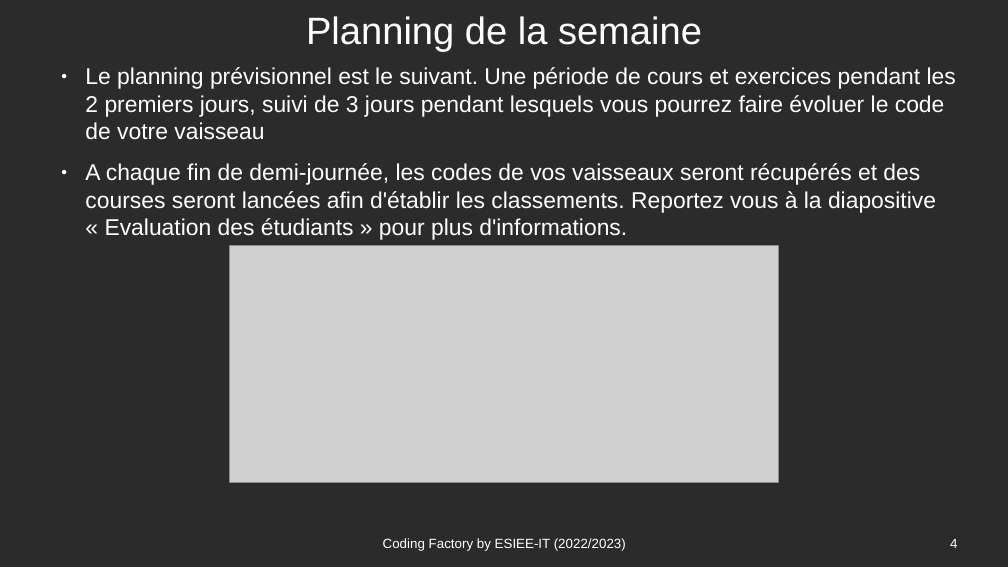
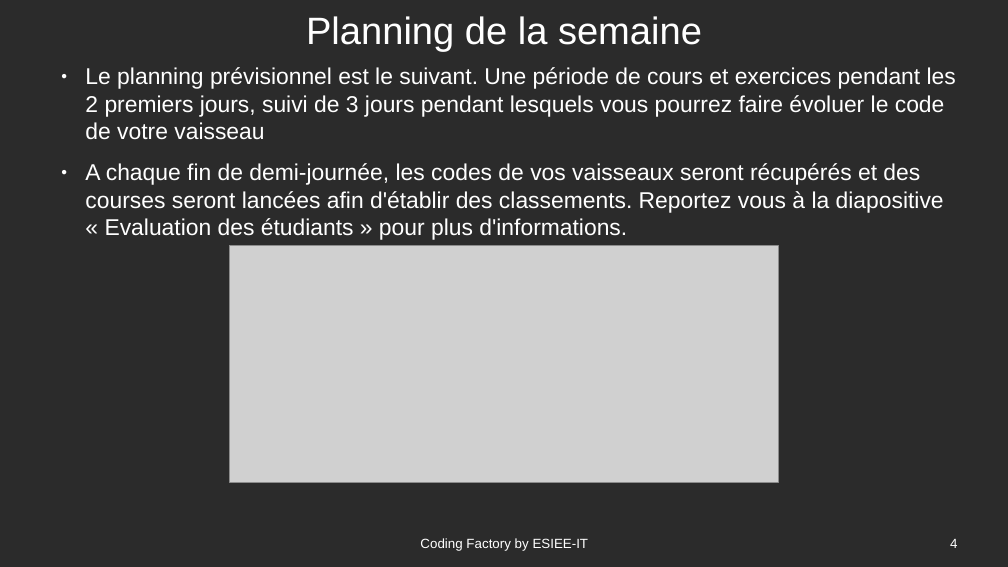
Before and after one commit to Romuald78/codingdojo_studentplugin, a slide deck: slide 4 of resources/doc/piscine_codingfactory-cours.odp. Drawn at 1008x567 pixels with LibreOffice and Linux fonts; fonts in the diff are those of the drawing; grey boxes stand for pictures; background and template pictures are left out; a plain dark background stands for a picture behind light text. Boxes give left, top, right and bottom in pixels: in the first picture for what was removed or moved away, otherwise in the second. Text is boxed around its words. In the diff, an @@ line names an element or a change of style, - is before the commit and + after.

```diff
--- a/resources/doc/piscine_codingfactory-cours.odp
+++ b/resources/doc/piscine_codingfactory-cours.odp
@@ text at bbox=[85, 163, 944, 240]: text changed @@
-● A chaque fin de demi-journée, les codes de vos vaisseaux seront récupérés et des courses seront lancées afin d'établir les classements. Reportez vous à la diapositive « Evaluation des étudiants » pour plus d'informations.
+● A chaque fin de demi-journée, les codes de vos vaisseaux seront récupérés et des courses seront lancées afin d'établir des classements. Reportez vous à la diapositive « Evaluation des étudiants » pour plus d'informations.
@@ text at bbox=[420, 538, 589, 551]: text changed @@
-Coding Factory by ESIEE-IT (2022/2023)
+Coding Factory by ESIEE-IT
```
Also in this commit, not shown: 57 other slides changed, 1 other file.
